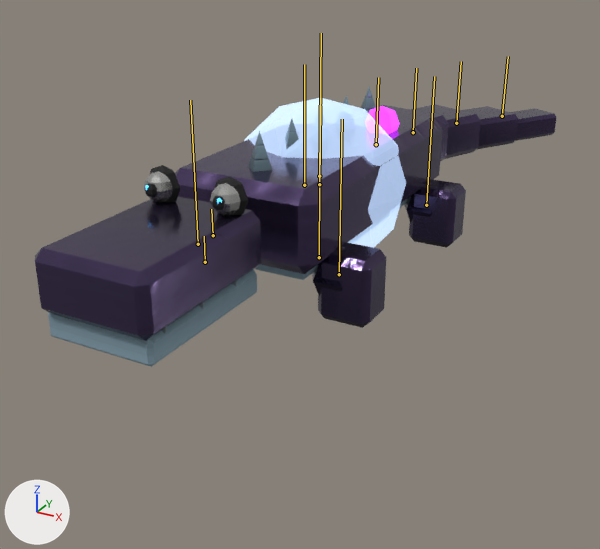
A saved change to the glTF model public/creatures/drainling_shiny.glb.
Both versions are drawn from a camera (50 mm lens) standing at (1.4, -2.69, 1.26) and looking at (-0.1, 0.03, -0.1). Lighting does not change. The marker at lower left points along +X, +Y and +Z. The first picture is the older version. Both versions are drawn at frame 10 of the action 'attack'; the numbers are the values there. The bones that bend it are drawn over the model as lines.

In view in the first picture: 'drainling_shiny_body', 'drainling_shiny_glow0', 'drainling_shiny_glow1'.
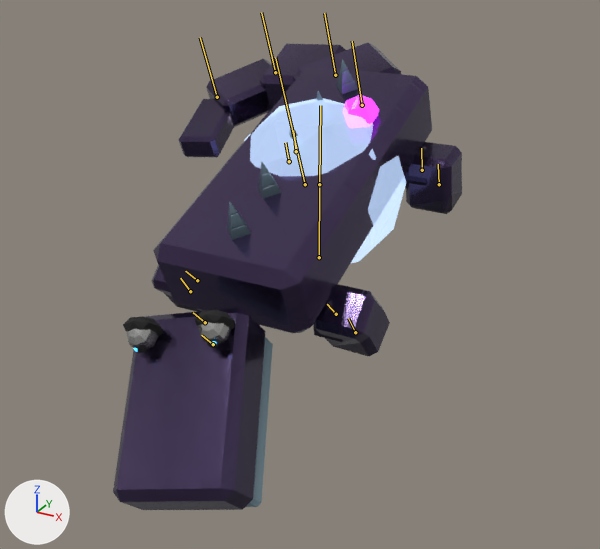
The change in detail:
Bone 'body' (bone_body) moves from (0.0, 0.0, 0.0) to (0.0, 0.0, 0.118).
Bone 'body' (bone_body) turns from (0, 0, 0) to (23, 0, 0) degrees about its own x, y and z.
Bone 'head' (bone_head) turns from (0, 0, 0) to (23, 17, 7) degrees about its own x, y and z.
Bone 'leg_FL' (bone_leg_fl) turns from (0, 0, 0) to (24, 0, 0) degrees about its own x, y and z.
Bone 'leg_BL' (bone_leg_bl) turns from (0, 0, 0) to (-10, 0, 0) degrees about its own x, y and z.
Bone 'leg_FR' (bone_leg_fr) turns from (0, 0, 0) to (24, 0, 0) degrees about its own x, y and z.
Bone 'leg_BR' (bone_leg_br) turns from (0, 0, 0) to (-10, 0, 0) degrees about its own x, y and z.
Bone 'tail_0' (bone_tail_0) turns from (0, -12, 0) to (0, 47, 0) degrees about its own x, y and z.
Bone 'tail_1' (bone_tail_1) turns from (0, -12, 0) to (0, 48, 0) degrees about its own x, y and z.
Bone 'tail_2' (bone_tail_2) turns from (0, -7, 0) to (0, 48, 0) degrees about its own x, y and z.
Bone 'tail_3' (bone_tail_3) turns from (0, -1, 0) to (0, 48, 0) degrees about its own x, y and z.

Boxes [x1, y1, x2, y2] around the edits, measured in the pictures (600 x 549 px):
'drainling_shiny_body', posed (33% narrower, 67% taller): before [35, 87, 556, 367]; after [113, 43, 462, 510]
'drainling_shiny_glow1', posed: before [365, 106, 400, 134]; after [343, 95, 379, 128]
'drainling_shiny_glow0', posed (8% wider, 37% shorter): before [145, 185, 222, 203]; after [133, 341, 216, 352]
bone 'body', root to tip: before (319, 176) to (321, 33); after (305, 184) to (275, 57)
bone 'head', root to tip: before (213, 235) to (211, 209); after (205, 322) to (193, 312)
bone 'leg_FL', root to tip: before (339, 274) to (342, 119); after (336, 314) to (327, 304)
bone 'leg_BL', root to tip: before (426, 205) to (434, 76); after (422, 170) to (421, 148)
bone 'leg_FR', root to tip: before (198, 244) to (190, 100); after (197, 280) to (185, 271)
bone 'leg_BR', root to tip: before (304, 185) to (304, 64); after (296, 151) to (293, 130)
bone 'tail_0', root to tip: before (376, 144) to (378, 77); after (362, 105) to (352, 41)
bone 'tail_1', root to tip: before (413, 132) to (416, 68); after (335, 75) to (324, 13)
bone 'tail_2', root to tip: before (456, 123) to (461, 61); after (275, 72) to (261, 12)
bone 'tail_3', root to tip: before (502, 116) to (508, 56); after (217, 97) to (200, 37)
